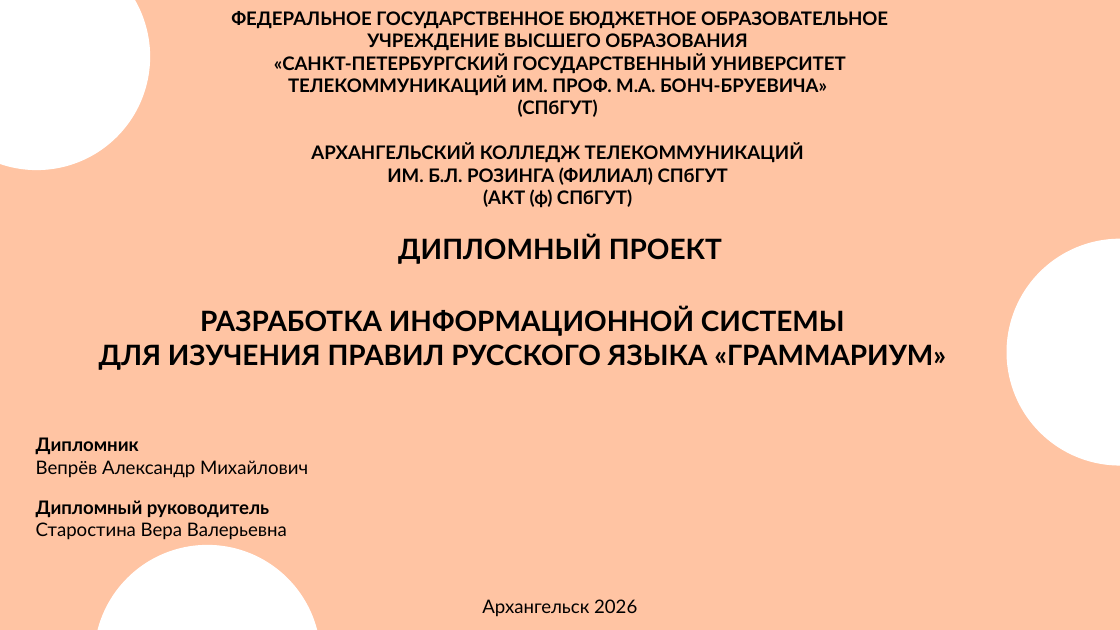
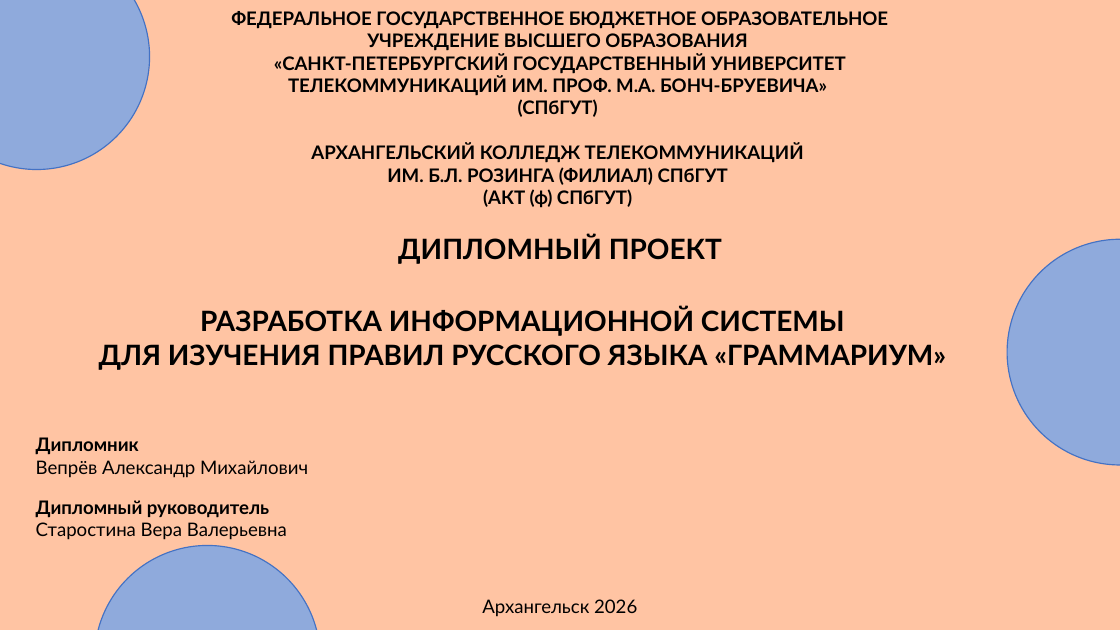
Before and after one commit to AngelGrinota/presentation, a slide deck: slide 10 of презентация.pptx. Drawn at 1120x630 pixels with LibreOffice and Linux fonts; fonts in the diff are those of the drawing. Boxes give left, top, right and bottom in pixels: in the first picture for what was removed or moved away, otherwise in the second. Text is boxed around its words. In the diff, an @@ line names an element or a change of style, - is before the commit and + after.

```diff
--- a/презентация.pptx
+++ b/презентация.pptx
@@ fill #FFFFFF to #8FAADC; outline #FFFFFF 1 pt to #4472C4 1 pt in 3 elements at bbox=[94, 545, 320, 630], bbox=[0, 0, 150, 170], bbox=[1007, 239, 1120, 465] @@
```
Also in this commit, not shown: 6 other slides changed, 1 other file.
